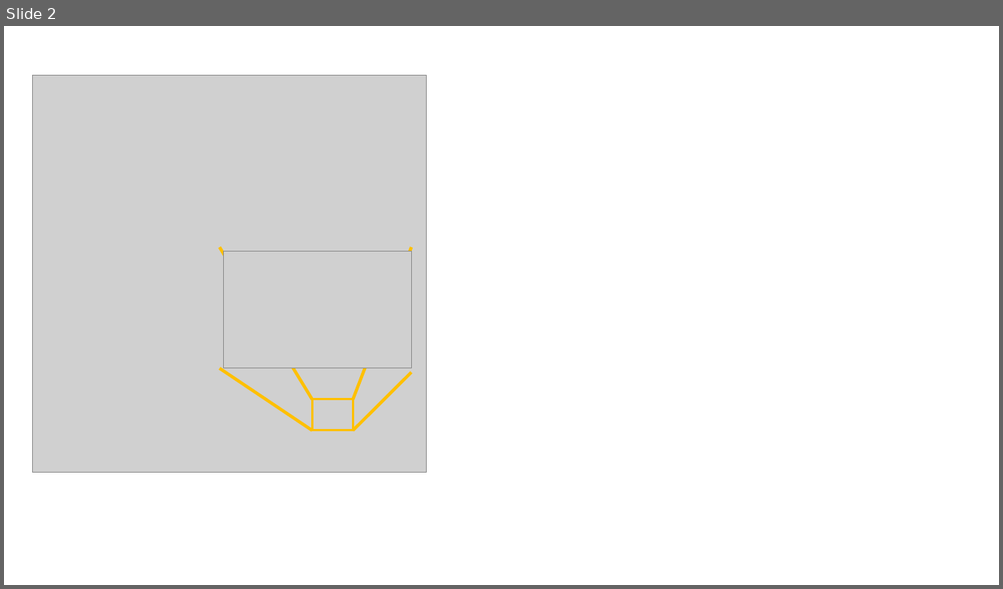
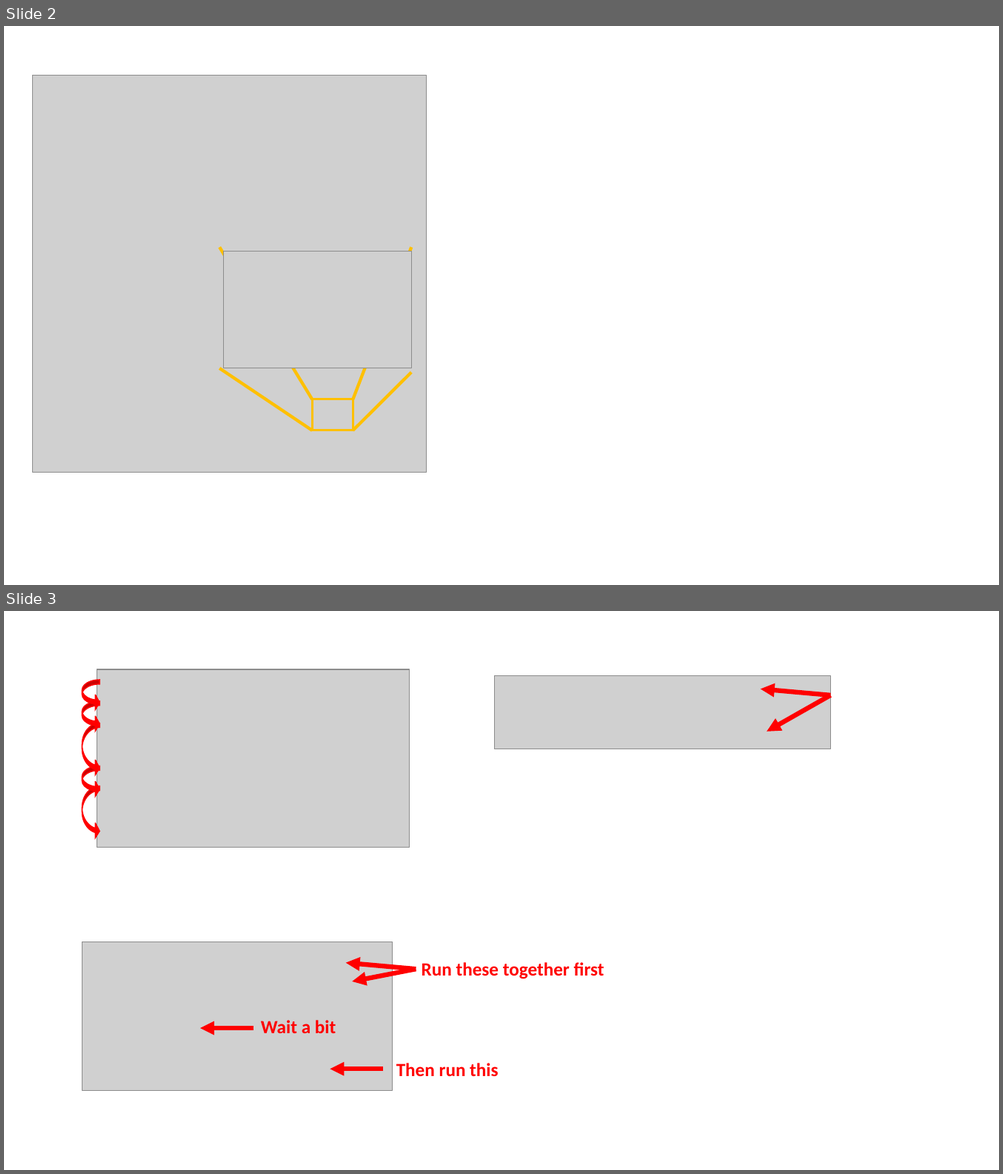
Before and after one commit to y-board/light-the-y, a slide deck: _media_srcs/images.pptx. Shown one above the other, each under a label of ours: slide 2 before the commit, slides 2 and 3 after it. The pictures are 1003x589 and 1003x1174 pixels, drawn with LibreOffice and Linux fonts; fonts in the diff are those of the drawing; grey boxes stand for pictures. Boxes give left, top, right and bottom in pixels: in the first picture for what was removed or moved away, otherwise in the second. Text is boxed around its words. In the diff, an @@ line names an element or a change of style, - is before the commit and + after.

```diff
--- a/_media_srcs/images.pptx
+++ b/_media_srcs/images.pptx
@@ slide 3 added at [4, 611, 999, 1170], background #FFFFFF @@
@@ picture added at [97, 669, 410, 847] @@
@@ picture added at [494, 676, 831, 749] @@
@@ curved left arrow added at [82, 680, 100, 710], fill #FF0000, outline #FF0000 1 pt @@
@@ arrow added from (831, 695) to (760, 689), #FF0000 4.5 pt @@
@@ arrow added from (831, 695) to (766, 732), #FF0000 4.5 pt @@
@@ curved left arrow added at [82, 701, 100, 732], fill #FF0000, outline #FF0000 1 pt @@
@@ curved left arrow added at [82, 723, 100, 776], fill #FF0000, outline #FF0000 1 pt @@
@@ curved left arrow added at [82, 786, 100, 840], fill #FF0000, outline #FF0000 1 pt @@
@@ curved left arrow added at [82, 766, 100, 797], fill #FF0000, outline #FF0000 1 pt @@
@@ picture added at [82, 943, 392, 1091] @@
@@ arrow added from (416, 969) to (346, 963), #FF0000 4.5 pt @@
@@ text added at [421, 963, 604, 980], 18 pt, text #FF0000, bold @@
+Run these together first
@@ arrow added from (416, 969) to (353, 982), #FF0000 4.5 pt @@
@@ arrow added from (253, 1029) to (200, 1029), #FF0000 4.5 pt @@
@@ text added at [261, 1020, 336, 1034], 18 pt, text #FF0000, bold @@
+Wait a bit
@@ arrow added from (383, 1069) to (330, 1069), #FF0000 4.5 pt @@
@@ text added at [396, 1063, 498, 1077], 18 pt, text #FF0000, bold @@
+Then run this
```
Also in this commit, not shown: 1 slide removed, 4 other files.
